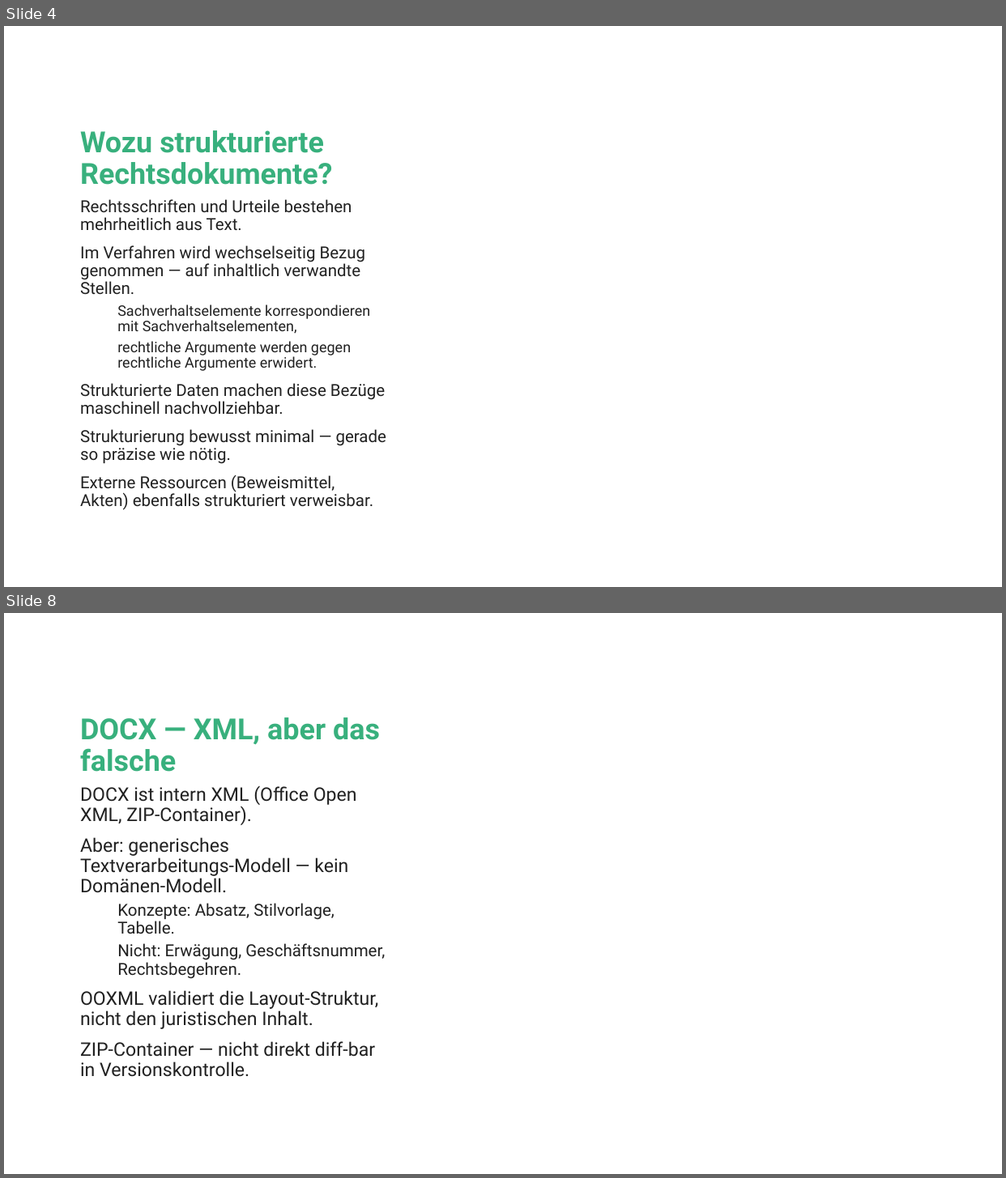
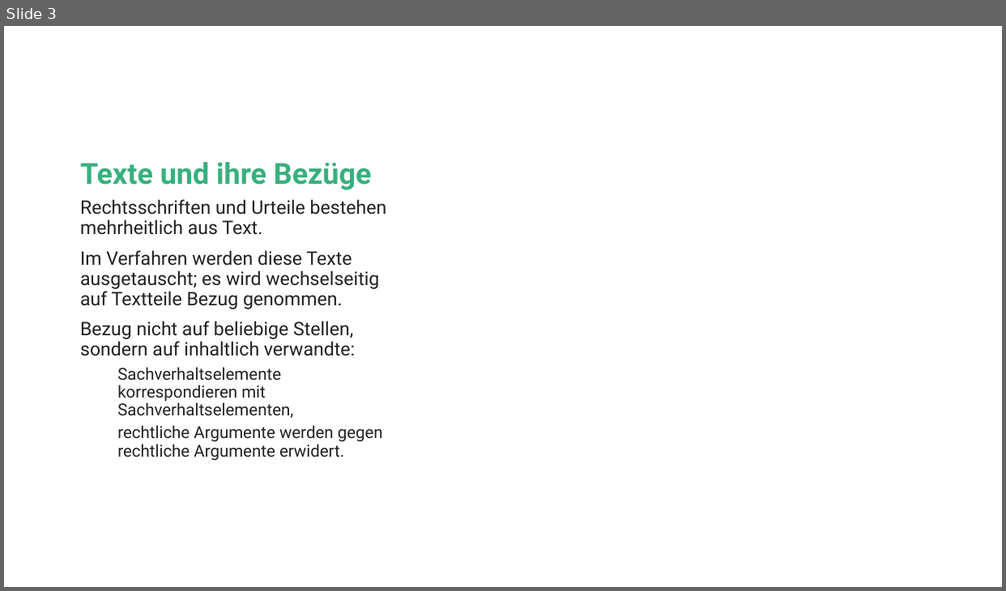
Before and after one commit to jan-nicklaus/LegalXML, a slide deck: Beispiele/sebastian/xml-vorteile.pptx. Shown one above the other, each under a label of ours: slides 4 and 8 before the commit, slide 3 after it; the slides between them are not shown. The pictures are 1006x1178 and 1006x591 pixels, drawn with LibreOffice and Linux fonts; fonts in the diff are those of the drawing; background and template pictures are left out. Boxes give left, top, right and bottom in pixels: in the first picture for what was removed or moved away, otherwise in the second. Text is boxed around its words. In the diff, an @@ line names an element or a change of style, - is before the commit and + after.

```diff
--- a/Beispiele/sebastian/xml-vorteile.pptx
+++ b/Beispiele/sebastian/xml-vorteile.pptx
@@ slide 8 removed at (x1=4, y1=613, x2=1002, y2=1174), background #FFFFFF @@
@@ title removed at (x1=80, y1=717, x2=380, y2=772) @@
-DOCX — XML, aber das falsche
@@ text removed at (x1=80, y1=786, x2=385, y2=1077) @@
-DOCX ist intern XML (Office Open XML, ZIP-Container).
-Aber: generisches Textverarbeitungs-Modell — kein Domänen-Modell.
-  Konzepte: Absatz, Stilvorlage, Tabelle.
-  Nicht: Erwägung, Geschäftsnummer, Rechtsbegehren.
-OOXML validiert die Layout-Struktur, nicht den juristischen Inhalt.
-ZIP-Container — nicht direkt diff-bar in Versionskontrolle.
@@ what was slide 4 is now slide 3 @@
@@ slide 3 changed as well @@
@@ title at (x1=80, y1=162, x2=372, y2=190): text changed @@
-Wozu strukturierte Rechtsdokumente?
+Texte und ihre Bezüge
@@ text at (x1=80, y1=199, x2=387, y2=461): size 16 to 18 pt in "Rechtsschriften und Urteile bestehen mehrheitlich aus Text."; size 14 to 16 pt in "Sachverhaltselemente korrespondieren mit Sachverhaltselement ...", "rechtliche Argumente werden gegen rechtliche Argumente erwid ..." @@
@@ text at (x1=80, y1=250, x2=379, y2=356): text changed; size 16 to 18 pt @@
-Im Verfahren wird wechselseitig Bezug genommen — auf inhaltlich verwandte Stellen.
+Im Verfahren werden diese Texte ausgetauscht; es wird wechselseitig auf Textteile Bezug genommen.
+Bezug nicht auf beliebige Stellen, sondern auf inhaltlich verwandte:
@@ text at (x1=80, y1=383, x2=386, y2=510): paragraphs removed @@
-Strukturierte Daten machen diese Bezüge maschinell nachvollziehbar.
-Strukturierung bewusst minimal — gerade so präzise wie nötig.
-Externe Ressourcen (Beweismittel, Akten) ebenfalls strukturiert verweisbar.
```
Also in this commit, not shown: 2 other slides changed, 2 slides added, 9 other slides removed, 7 other files.
